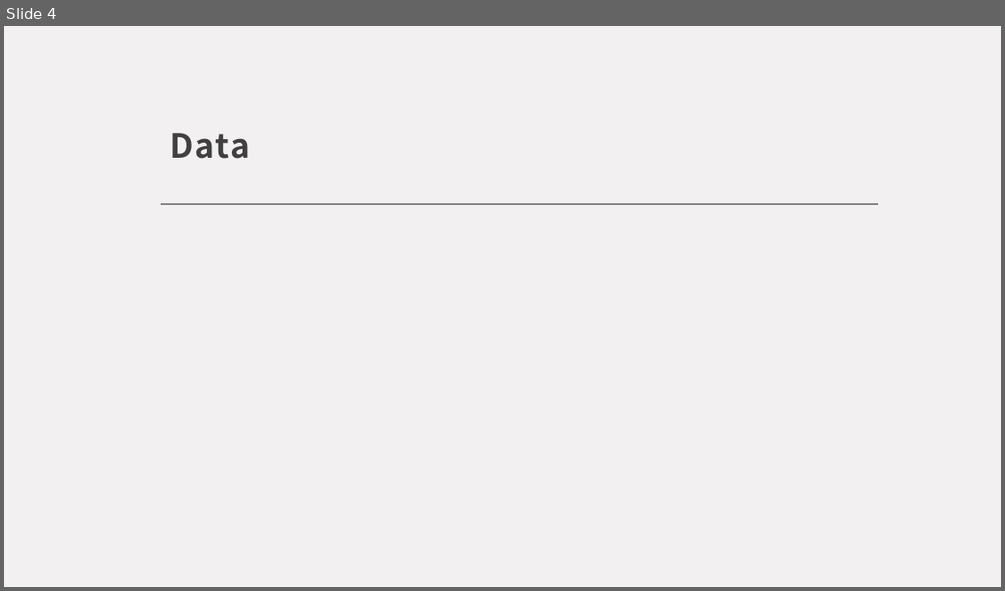
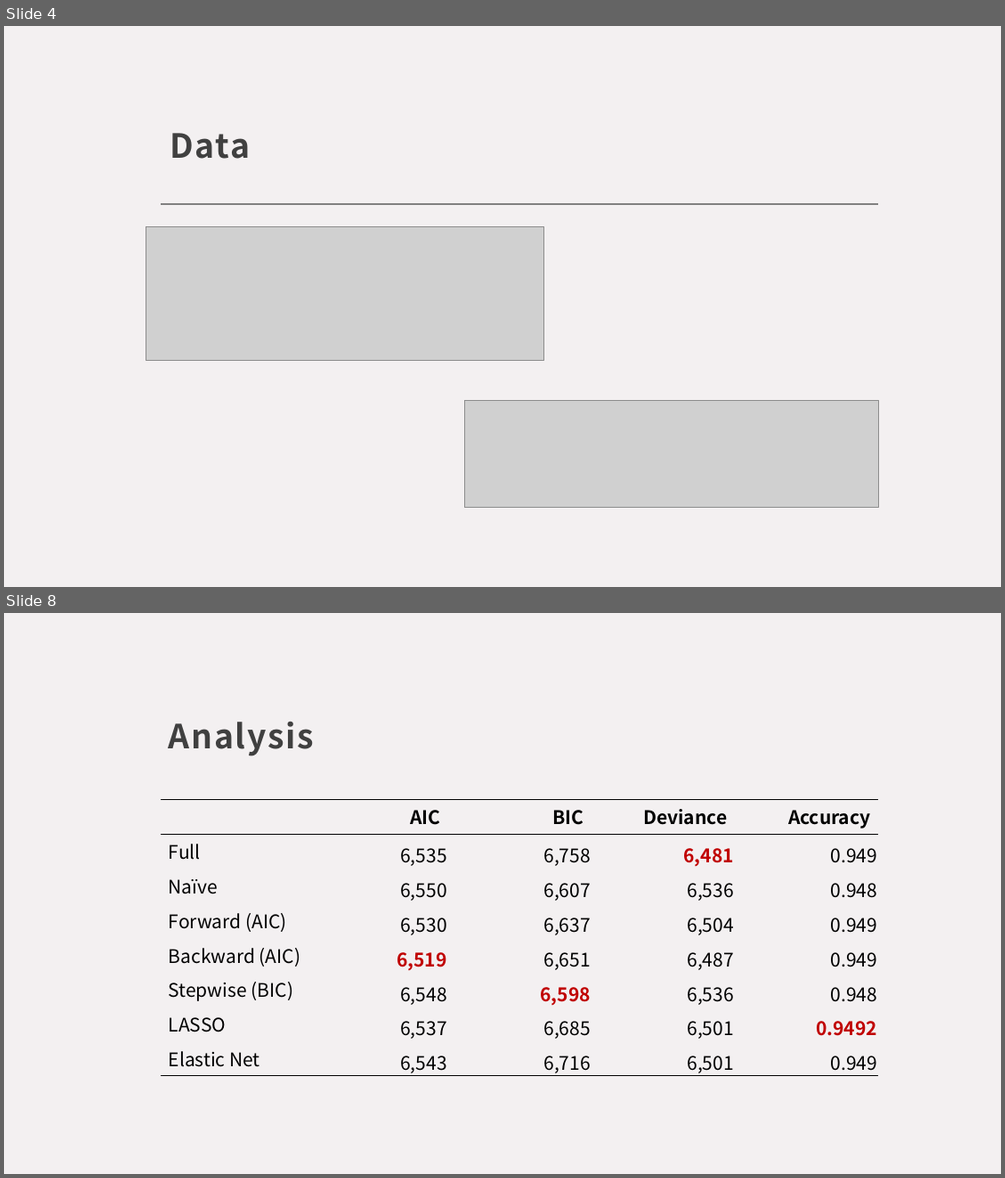
Before and after one commit to jwnorm/hr_variable_importance, a slide deck: project-Norman.pptx. Shown one above the other, each under a label of ours: slide 4 before the commit, slides 4 and 8 after it; the slides between them are not shown. The pictures are 1005x591 and 1005x1178 pixels, drawn with LibreOffice and Linux fonts; fonts in the diff are those of the drawing; grey boxes stand for pictures. Boxes give left, top, right and bottom in pixels: in the first picture for what was removed or moved away, otherwise in the second. Text is boxed around its words. In the diff, an @@ line names an element or a change of style, - is before the commit and + after.

```diff
--- a/project-Norman.pptx
+++ b/project-Norman.pptx
@@ slide 8 added at [4, 613, 1001, 1174], background #F3F0F1 @@
@@ text added at [169, 722, 315, 756], 32 pt, text #404040, bold @@
+Analysis
@@ table added at [161, 799, 879, 1077], 8 rows, 5 columns @@
+ | AIC | BIC | Deviance | Accuracy
+Full | 6,535 | 6,758 | 6,481 | 0.949
+Naïve | 6,550 | 6,607 | 6,536 | 0.948
+Forward (AIC) | 6,530 | 6,637 | 6,504 | 0.949
+Backward (AIC) | 6,519 | 6,651 | 6,487 | 0.949
+Stepwise (BIC) | 6,548 | 6,598 | 6,536 | 0.948
+LASSO | 6,537 | 6,685 | 6,501 | 0.9492
+Elastic Net | 6,543 | 6,716 | 6,501 | 0.949
@@ slide 4 changed as well @@
@@ picture added at [146, 227, 544, 361] @@
@@ picture added at [465, 401, 878, 507] @@
```
Also in this commit, not shown: 3 other slides changed, 6 other slides added, 3 slides removed.
